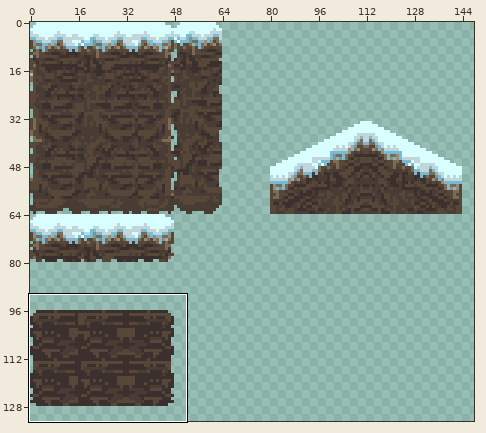
Two states of a sprite sheet, src/Assets/Tiles/SnowTileSet.png. Above: a wide view before the commit, with the close-up outlined.
Close-up. Before the edit:
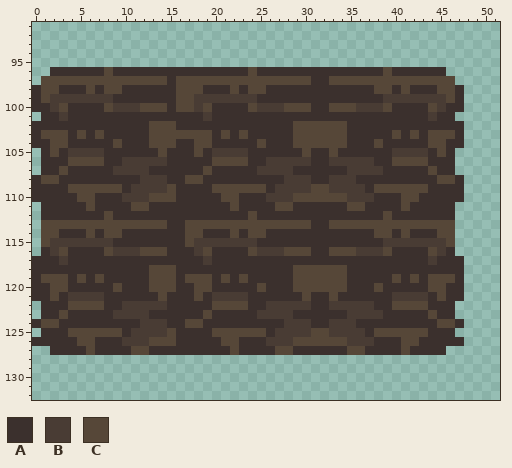
The file is 160x160 pixels. Shown: x 0..51, y 91..132. The wide view leaves out empty margins.
Palette (. is transparent): A #3b302d  B #493c34  C #564738
Pixels before, first column x 0:
 96 ..AAAAAACAAAAAAAAAAAAAAACAAAAAAAAAAAAAACAAAAAA..
 97 .CCCCCCCCCCCCCCACCCCCCCCCCCCCCCAACCCCCCCCCCCCCC.
 98 ACCAAACACCAAAAAACCCAAACACCAAAAAAAAAAAACCACAAACCA
 99 ACBBBBBBBAAAAAAACCBBBBBBBAAAAAAAAAAAAAABBBBBBBCA
100 AABCAAAACBBBCCCACCBCAAAACBBBCCCAACCCBBBCAAAACBAA
101 .AABAAAAAAAAAAAAAAABAAAAAAAAAAAAAAAAAAAAAAAABAA.
102 AAAAAAAAAAAAACCCAAAAAAAAAAAAACCCCCCAAAAAAAAAAAAA
103 ACCCACACAAAAACCCCCCCACACAAAAACCCCCCAAAAACACACCCA
104 AACCAAAAACAAACCCAACCAAAAACAAACCCCCCAAACAAAAACCAA
105 .ACABBBBAAAAAACAAACABBBBAAAAAACAACAAAAAABBBBACA.
106 .AAACCCCAABBBBBAAAAACCCCAABBBBBAABBBBBAACCCCAAA.
107 .AACAAAAABBBBAAAAAACAAAAABBBBAAAAAABBBBAAAAACAA.
108 ACCAAAAAAAAABBBAACCAAAAAAAAABBBAABBBAAAAAAAAACCA
109 AAAACCCCCCABBBBCAAAACCCCCCABBBBCCBBBBACCCCCCAAAA
110 AAAAACCAAABBBCCCAAAAACCAAABBBCCCCCCBBBAAACCAAAAA
111 .AAAAACAAAACCAAAAAAAAACAAAACCAAAAAACCAAAACAAAAA.
112 .AAAAAAACAAAAAAAAAAAAAAACAAAAAAAAAAAAAACAAAAAAA.
113 .CCCCCCCCCCCCCCAACCCCCCCCCCCCCCAACCCCCCCCCCCCCC.
114 .CCAAACACCAAAAAAACCAAACACCAAAAAAAAAAAACCACAAACC.
115 .CBBBBBBBAAAAAAAACBBBBBBBAAAAAAAAAAAAAABBBBBBBC.
116 .ABCAAAACBBBCCCAAABCAAAACBBBCCCAACCCBBBCAAAACBA.
117 AAABAAAAAAAAAAAAAAABAAAAAAAAAAAAAAAAAAAAAAAABAAA
118 AAAAAAAAAAAAACCCAAAAAAAAAAAAACCCCCCAAAAAAAAAAAAA
119 ACCCACACAAAAACCCACCCACACAAAAACCCCCCAAAAACACACCCA
120 AACCAAAAACAAACCCAACCAAAAACAAACCCCCCAAACAAAAACCAA
121 AACABBBBAAAAAACAAACABBBBAAAAAACAACAAAAAABBBBACAA
122 .AAACCCCAABBBBBAAAAACCCCAABBBBBAABBBBBAACCCCAAA.
123 .AACAAAAABBBBAAAAAACAAAAABBBBAAAAAABBBBAAAAACAA.
124 ACCAAAAAAAAABBBAACCAAAAAAAAABBBAABBBAAAAAAAAACCA
125 .AAACCCCCCABBBBCAAAACCCCCCABBBBCCBBBBACCCCCCAAA.
126 AAAAACCAAABBBCCCAAAAACCAAABBBCCCCCCBBBAAACCAAAAA
127 ..AAAACAAAACCAAAAAAAAACAAAACCAAAAAACCAAAACAAAA..
New version:
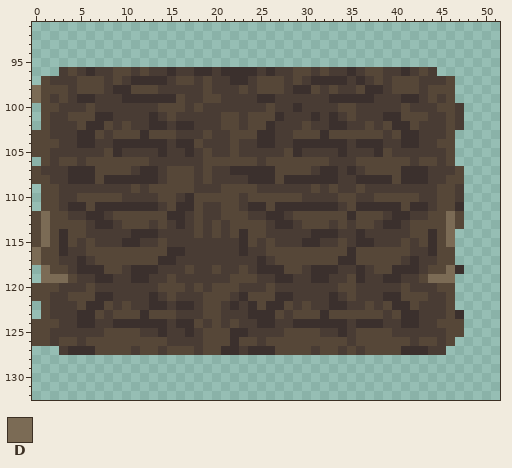
Colours new in this view: D #7b6b55
The edit:
y 96: x 2..5 AAAA -> .BCB; x 7..14 ACAAAAAA -> BBCCBCBB; x 16..17 AA -> BB; x 20 A -> B; x 24..25 CA -> AB; x 27..34 AAAAAAAA -> BBCCBCBB; x 36..40 AAACA -> BCCBB; x 42..45 AAAA -> BCB.
y 97: x 2..4 CCC -> BBB; x 8 C -> B; x 10..15 CCCCCA -> BAAAAB; x 18 C -> B; x 20..24 CCCCC -> BBAAB; x 28 C -> B; x 30 C -> B; x 33..37 CCCCC -> AABAB; x 39 C -> B; x 43..45 CCC -> BBB
y 98: x 0 A -> D; x 3..5 AAA -> CBC; x 7..9 ACC -> CBA; x 11..24 AAAAACCCAAACAC -> CCCBBBBBCBBBCB; x 26..28 AAA -> CCB; x 31..36 AAAAAA -> CBCBBC; x 38..40 CCA -> ABC; x 42..44 AAA -> CBC; x 47 A -> .
y 99: x 0 A -> D; x 3 B -> C; x 5..6 BB -> AA; x 9 A -> B; x 17 C -> B; x 19..20 BB -> CC; x 27..32 AAAAAA -> BBBBBB; x 38 A -> B; x 41..42 BB -> AA; x 44 B -> C; x 47 A -> .
y 100: x 0..8 AABCAAAAC -> .CCBBBCBB; x 12..13 CC -> BB; x 15 A -> C; x 17..24 CBCAAAAC -> BCBBBBBB; x 26 B -> C; x 28..33 CCCAAC -> BABBBB; x 39..47 CAAAACBAA -> BBCBBBCCB
y 101: x 1..2 AA -> CB; x 4..6 AAA -> CCC; x 9..12 AAAA -> BBBB; x 14..18 AAAAA -> BCBBB; x 20..26 AAAAAAA -> BCCBCCC; x 28..30 AAA -> BBB; x 32 A -> B; x 34..38 AAAAA -> BCBBB; x 41..43 AAA -> CCC; x 45..47 AA. -> BCB
y 102: x 0..5 AAAAAA -> .CBBBC; x 8..15 AAAAACCC -> CBCBBAAB; x 18..25 AAAAAAAA -> BBBCCBCC; x 27..29 AAC -> BBB; x 31..39 CCCCAAAAA -> BBAABBCBC; x 42..47 AAAAAA -> CBBBCB
y 103: x 0 A -> C; x 2..5 CCAC -> BBBA; x 8..11 AAAA -> BCCC; x 16..18 CCC -> BBB; x 20..22 ACA -> BBC; x 24 A -> C; x 27..28 AA -> BB; x 32 C -> A; x 35..39 AAAAA -> CCCCB; x 42..45 CACC -> ABBB; x 47 A -> .
y 104: x 0..1 AA -> CC; x 3..4 CA -> BB; x 7..9 AAC -> BBA; x 13..15 CCC -> AAB; x 19..25 CAAAAAC -> BBBCBBA; x 27..35 AACCCCCCA -> BBAAAAAAB; x 38..40 CAA -> ABB; x 43..44 AC -> BB; x 46..47 AA -> C.
y 105: x 0..3 .ACA -> CCBB; x 8 A -> C; x 10..16 AAAACAA -> BBBBABB; x 18..19 CA -> BC; x 22 B -> C; x 24..28 AAAAA -> BBBBC; x 30..33 CAAC -> BBBB; x 35..37 AAA -> BBB; x 39 A -> C; x 44..46 ACA -> BBC
y 106: x 1..3 AAA -> CBC; x 5 C -> B; x 8..12 AABBB -> CCCCC; x 15..19 AAAAA -> BBBBC; x 24..32 AABBBBBAA -> CBCCCCCCC; x 36..39 BBAA -> CCCC; x 42 C -> B; x 44..46 AAA -> CBC
y 107: x 0..3 .AAC -> CBBB; x 7..10 AABB -> CCCC; x 12 B -> A; x 14..18 AAAAA -> BCCCB; x 20..21 AA -> BB; x 25..31 BBBBAAA -> AACCCCB; x 34..35 AB -> BA; x 37..40 BBAA -> CCCC; x 44..47 CAA. -> BBBC
y 108: x 0 A -> C; x 2..3 CA -> BB; x 7 A -> C; x 12..13 BB -> AA; x 15..16 AA -> CC; x 18..23 CAAAAA -> BCBBBB; x 27..30 ABBB -> CAAA; x 33 B -> A; x 40 A -> C; x 44..45 AC -> BB; x 47 A -> C
y 109: x 0..11 AAAACCCCCCAB -> .CCBBBBBBBBC; x 13..14 BB -> CC; x 16..20 AAAAC -> CCBBB; x 25..26 CA -> BB; x 32..33 CB -> BC; x 36..47 BACCCCCCAAAA -> CBBBBBBBBCCB
y 110: x 0..4 AAAAA -> .CCBB; x 7..9 AAA -> CCC; x 13 C -> B; x 16 A -> B; x 18..20 AAA -> CCC; x 23..28 AAABBB -> BCCCCC; x 30..33 CCCC -> BBBB; x 35 B -> C; x 38..40 AAA -> CCC; x 43..47 AAAAA -> BBCCB
y 111: x 1..3 AAA -> CCB; x 11..12 CC -> AA; x 14..15 AA -> BC; x 18..21 AAAA -> CBBC; x 23 A -> B; x 26..28 ACC -> CAA; x 34 A -> B; x 36 C -> A; x 44..47 AAA. -> BCCA
y 112: x 0..5 .AAAAA -> CDCCBB; x 8..14 CAAAAAA -> BCCCCCC; x 17..25 AAAAAAACA -> BCBBCCCBB; x 28..34 AAAAAAA -> BCCCCCC; x 36..39 AAAC -> CCCB; x 42..47 AAAAA. -> BBCCDC
y 113: x 0..1 .C -> CD; x 6..9 CCCC -> BAAB; x 13 C -> B; x 15 A -> B; x 17 C -> B; x 19 C -> B; x 21 C -> B; x 26..29 CCCC -> BAAB; x 31..33 AAC -> CCB; x 35 C -> B; x 38..41 CCCC -> BAAB; x 46..47 C. -> DC
y 114: x 0..1 .C -> CD; x 4..10 AACACCA -> CCBBBBB; x 14..17 AAAC -> BBBB; x 19..21 AAA -> BCB; x 26..30 AAAAA -> BBBBB; x 34..35 AA -> BB; x 37..43 ACCACAA -> BBBBBCC; x 46 C -> D
y 115: x 0..4 .CBBB -> CDCAC; x 6 B -> C; x 9 A -> B; x 12..17 AAAAAC -> BBCBBB; x 23..29 BBAAAAA -> ACBCBBB; x 32..35 AAAA -> BBCB; x 38 A -> B; x 41 B -> C; x 43..46 BBBC -> CACD
y 116: x 0..7 .ABCAAAA -> DCCABBCC; x 9..11 BBB -> CCC; x 17 A -> B; x 19..22 CAAA -> BBBB; x 24 C -> B; x 26..27 BB -> CC; x 31..32 AA -> CC; x 35..38 CBBB -> ACCC; x 40..46 AAAACBA -> CCBBACC
y 117: x 0..2 AAA -> DCC; x 4 A -> B; x 6..13 AAAAAAAA -> BCCCCCCC; x 16..18 AAA -> BBB; x 20..24 AAAAA -> BBBBB; x 26..33 AAAAAAAA -> BCCCCCCC; x 36..41 AAAAAA -> CCCCCB; x 43 A -> B; x 45..47 AAA -> CC.
y 118: x 0..4 AAAAA -> .DCCB; x 8..10 AAA -> CCB; x 13..24 CCCAAAAAAAAA -> ABBBCBBCBBCB; x 28 A -> C; x 30..35 CCCCCA -> BAAABB; x 37..39 AAA -> BCC; x 43..46 AAAA -> BCCD
y 119: x 0..7 ACCCACAC -> .DDDCBBA; x 9..10 AA -> BB; x 13..14 CC -> BB; x 16..22 ACCCACA -> BBBBBBC; x 24..26 AAA -> CBB; x 29..35 CCCCCCA -> BBAABBC; x 37..38 AA -> BB; x 40..47 CACACCCA -> ABBCDDD.
y 120: x 0..1 AA -> CC; x 3..13 CAAAAACAAAC -> BBBCBBBBBBB; x 16..17 AA -> CB; x 19..33 CAAAAACAAACCCCC -> BCCCBBBCBBBBBBB; x 35..44 AAACAAAAAC -> CBBBBBCBBB; x 46..47 AA -> C.
y 121: x 0..7 AACABBBB -> CCBBCCCA; x 9..12 AAAA -> BBBB; x 14..21 CAAACABB -> BCBBBCCC; x 23..26 BAAA -> ACCC; x 29..38 ACAACAAAAA -> BBBBABCBBB; x 40..47 BBBBACAA -> ACCCBBC.
y 122: x 1..4 AAAC -> CBBB; x 6..10 CCAAB -> AACBC; x 13..15 BBA -> AAB; x 18..19 AA -> BC; x 21..23 CCC -> BAB; x 25..28 ABBB -> CAAC; x 30..34 BAABB -> CBBAA; x 37..41 BAACC -> CBCAA; x 43..46 CAAA -> BBBC
y 123: x 1..4 AACA -> CBBB; x 7..18 AABBBBAAAAAA -> CBCCCACCCBBB; x 20..23 AAAA -> CBBB; x 25..27 BBB -> AAC; x 29..31 AAA -> CCC; x 33..40 AABBBBAA -> CCCCCCBC; x 43..47 ACAA. -> BBBCA
y 124: x 0 A -> C; x 3..4 AA -> BB; x 7..8 AA -> BB; x 12..15 BBBA -> AAAB; x 17 C -> A; x 19..24 AAAAAA -> BCBCBB; x 27 A -> B; x 29..30 BB -> AA; x 33..34 BB -> AA; x 39..40 AA -> BB; x 43..44 AA -> BB; x 47 A -> C
y 125: x 0..7 .AAACCCC -> CCBBBBBB; x 10..11 AB -> CC; x 14..16 BCA -> ABB; x 18..19 AA -> BC; x 22..26 CCCCA -> AABBB; x 28..30 BBB -> CCC; x 32 C -> B; x 34 B -> A; x 36..37 BA -> CC; x 40..47 CCCCAAA. -> BBBBBBCC
y 126: x 0..5 AAAAAC -> CCBCCB; x 7..12 AAABBB -> CCCCCC; x 15..20 CAAAAA -> BBBBCC; x 22..28 CAAABBB -> ACCBCCC; x 36..40 BBAAA -> CCCCC; x 42..47 CAAAAA -> BCCBC.
y 127: x 2..3 AA -> .B; x 6..11 CAAAAC -> ACCCCB; x 13..20 AAAAAAAA -> CBCCCBCC; x 22..23 CA -> AB; x 29..34 AAAAAA -> CCBCCB; x 36..41 CAAAAC -> BCCCCA; x 44..45 AA -> BB
Pixel boxes of the changes (left, top, right, bottom) in both close-ups:
changed: (32, 67, 464, 355)
